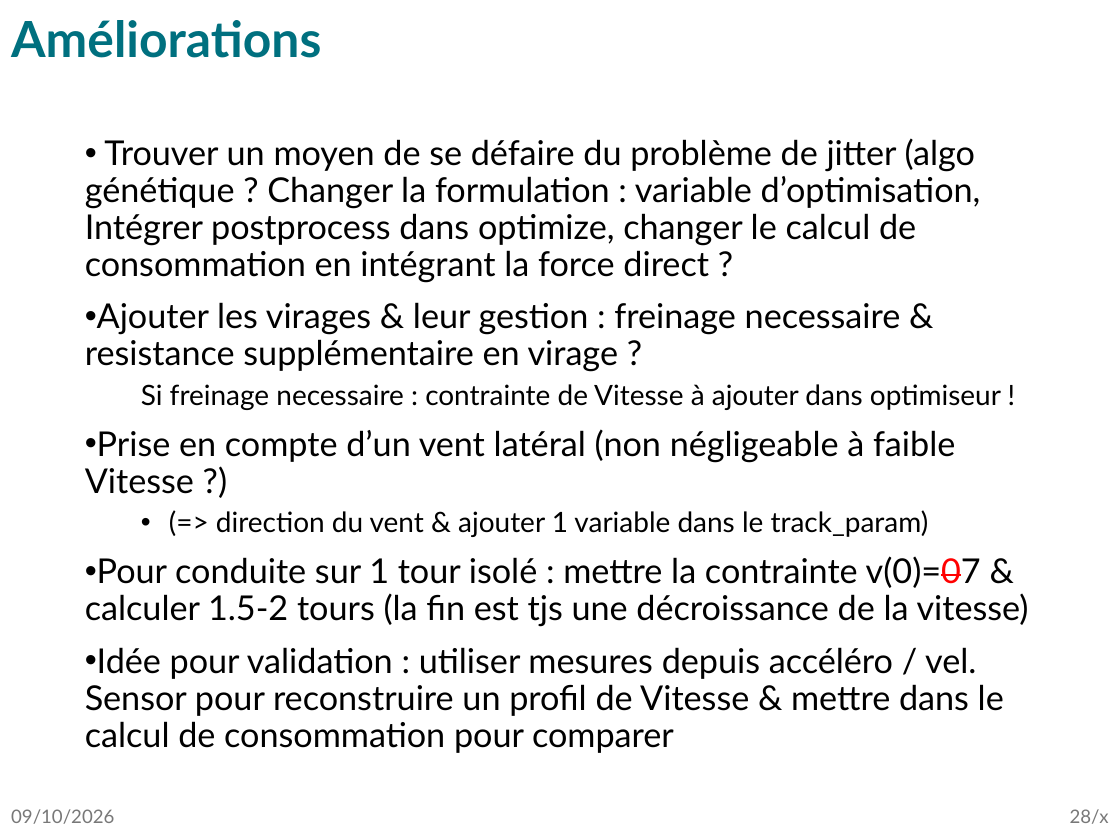
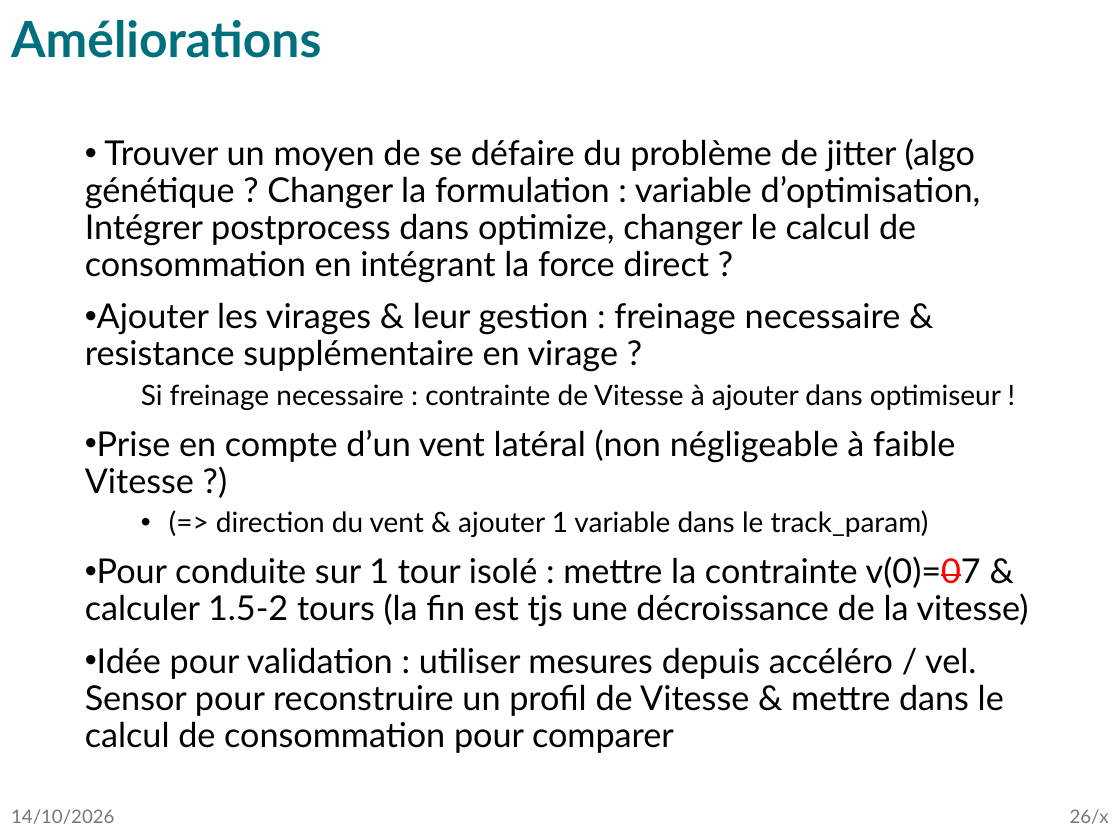
Before and after one commit to tomBeauve/ShellEcoLiege, a slide deck: slide 26 of Efficiency_calculator/SEM_lapTime_consumption.pptx (slide 28 before the commit). Drawn at 1120x840 pixels with LibreOffice and Linux fonts; fonts in the diff are those of the drawing. Boxes give left, top, right and bottom in pixels: in the first picture for what was removed or moved away, otherwise in the second. Text is boxed around its words. In the diff, an @@ line names an element or a change of style, - is before the commit and + after.

```diff
--- a/Efficiency_calculator/SEM_lapTime_consumption.pptx
+++ b/Efficiency_calculator/SEM_lapTime_consumption.pptx
@@ text at box(11, 809, 114, 824): text changed @@
-09/10/2026
+14/10/2026
@@ page number at box(1070, 809, 1109, 824): text changed @@
-28/x
+26/x
```
Also in this commit, not shown: 27 other slides changed, 1 slide added, 4 other files.
